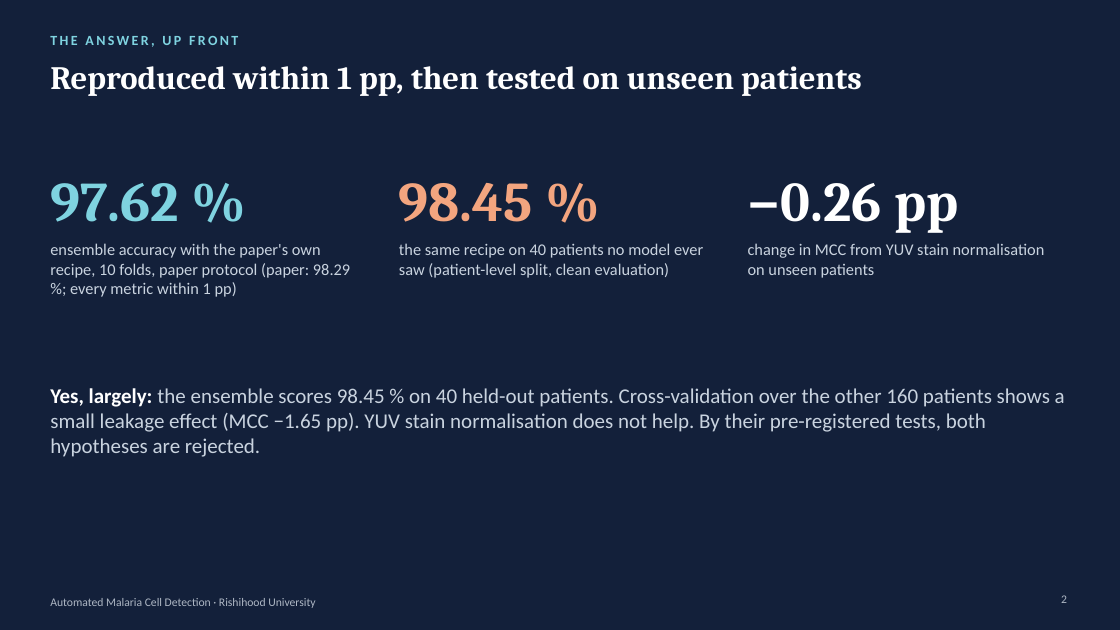
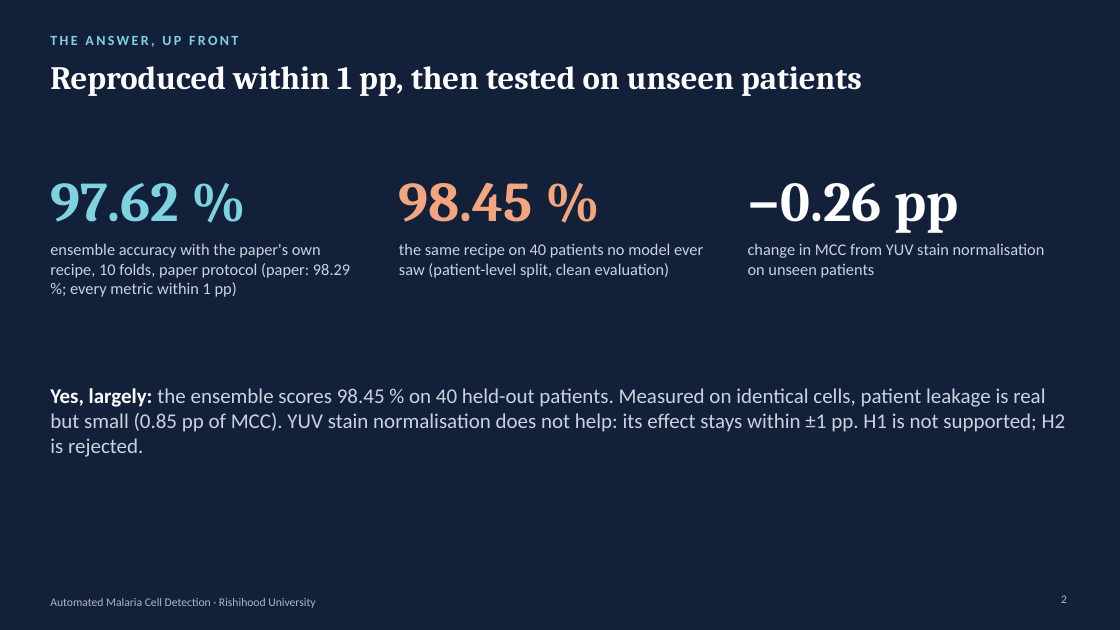
Before and after one commit to amathziah/malaria-detection, a slide deck: slide 2 of slides/Malaria_Phase3_Final.pptx. Drawn at 1120x630 pixels with LibreOffice and Linux fonts; fonts in the diff are those of the drawing. Boxes give left, top, right and bottom in pixels: in the first picture for what was removed or moved away, otherwise in the second. Text is boxed around its words. In the diff, an @@ line names an element or a change of style, - is before the commit and + after.

```diff
--- a/slides/Malaria_Phase3_Final.pptx
+++ b/slides/Malaria_Phase3_Final.pptx
@@ text at [50, 388, 1066, 457]: text changed @@
-Yes, largely: the ensemble scores 98.45 % on 40 held-out patients. Cross-validation over the other 160 patients shows a small leakage effect (MCC −1.65 pp). YUV stain normalisation does not help. By their pre-registered tests, both hypotheses are rejected.
+Yes, largely: the ensemble scores 98.45 % on 40 held-out patients. Measured on identical cells, patient leakage is real but small (0.85 pp of MCC). YUV stain normalisation does not help: its effect stays within ±1 pp. H1 is not supported; H2 is rejected.
```
Also in this commit, not shown: 7 other slides changed, 2 slides added, 5 other files.
